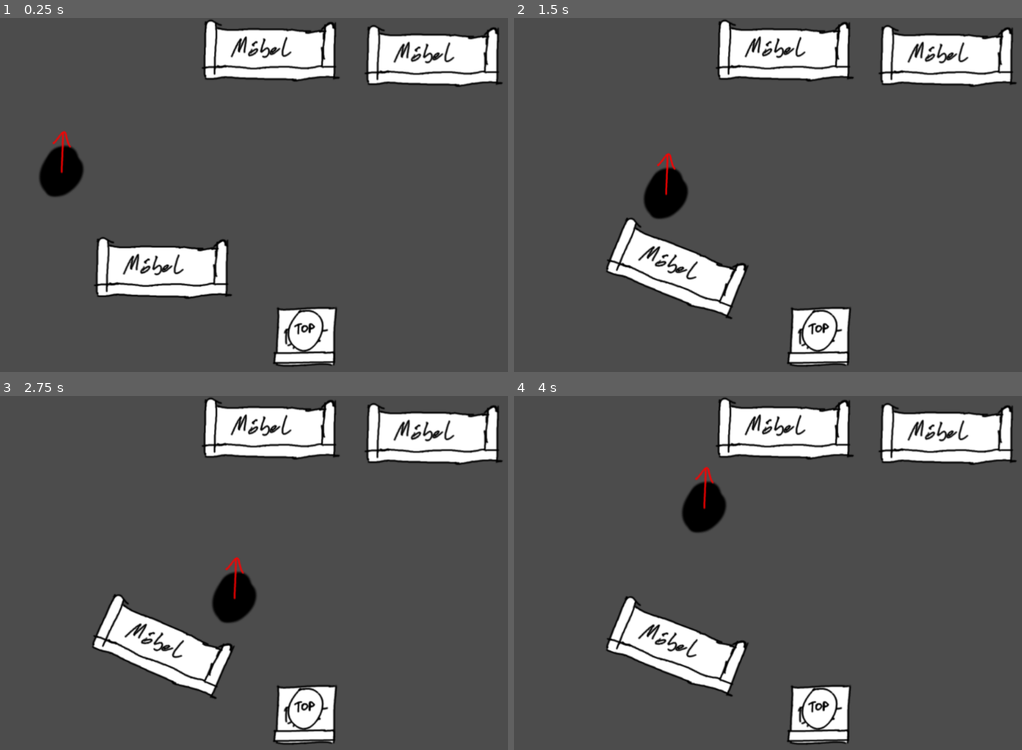
Above: before the commit, frames 1-4 (two rows, left to right).
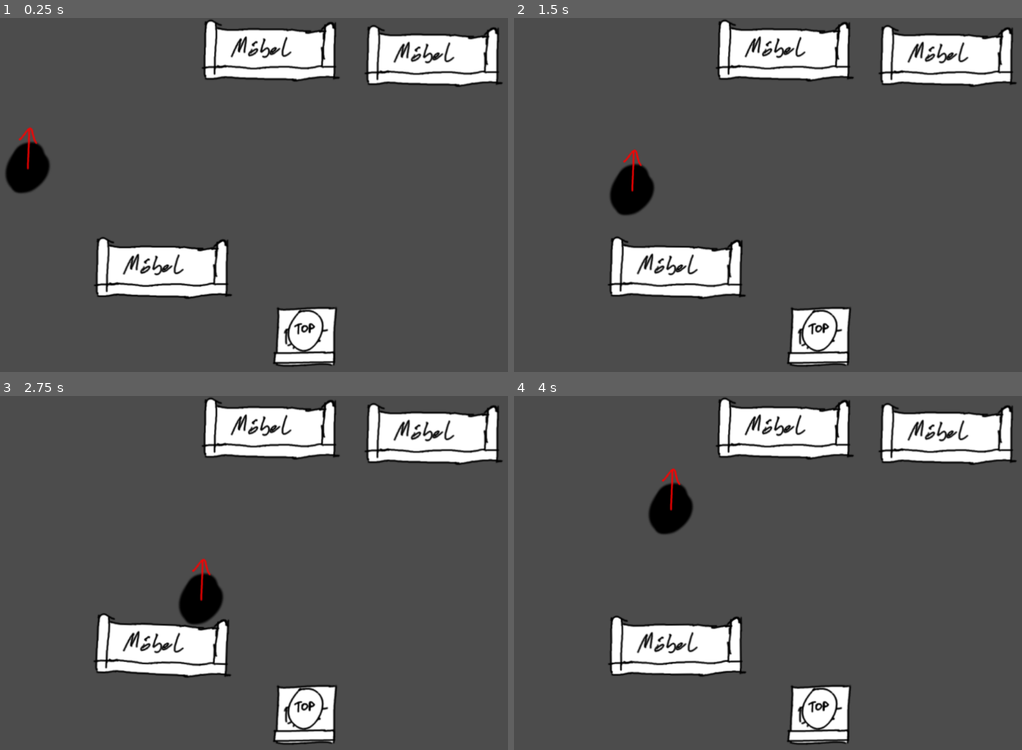
Above: after the commit, the same moments.

Repository: gingergenius/Spotify1962
Game: Godot game, scene res://game.tscn
The game is run twice, just before and just after one commit, with the same random seed, the same clock (stepped at 60 frames per second) and the same inputs.
Inputs:
- Up to frame 1 (0.25 s): no input
- Up to frame 2 (1.5 s): tap Enter at 0.5 s; hold D (player_right) 0.53-1.28 s; hold Space (player_pull) 0.53-1.28 s; hold S (player_down) from 1.28 s (still down); tap Space (player_pull) at 1.35 s
- Up to frame 3 (2.75 s): tap Space (player_pull) at 2 s; release S (player_down) at 2.03 s; hold D (player_right) from 2.03 s (still down); hold Space (player_pull) from 2.03 s (still down)
- Up to frame 4 (4 s): release D (player_right) at 2.78 s; release Space (player_pull) at 2.78 s; hold W (player_up) 2.78-3.53 s; tap Space (player_pull) at 2.85 s; hold A (player_left) from 3.53 s (still down); hold Space (player_pull) from 3.53 s (still down)

The runs differ from the first frame. In frame 1, 1.9% of the frame differs, in the area x 1-17%, y 30-51%; in frame 2, 4.9%; in frame 3, 4.8%; in frame 4, 4.9%, in the area x 18-47%, y 19-85%.

Commit message:
Move player

Diff:
--- a/game.tscn
+++ b/game.tscn
@@ -11,13 +11,13 @@
 custom_solver_bias = 0.0
 radius = 34.0
 
-[node name="game" type="Node"]
+[node name="game" type="Node" index="0"]
 
 _sections_unfolded = [ "Pause" ]
 
 [node name="player" type="RigidBody2D" parent="." index="0"]
 
-position = Vector2( 277.267, 242.215 )
+position = Vector2( 221.268, 236.215 )
 input_pickable = false
 collision_layer = 1
 collision_mask = 1
Not shown, added: objects/emitter.png.import
Not shown, added: objects/player.png.import
Not shown, added: ray_particle.png.import
Not shown, added: source_assets/emitter.svg.import
Not shown, added: source_assets/player.svg.import
Not shown, added: source_assets/ray_particle.svg.import
Not shown, added: source_assets/sound_particle.svg.import
